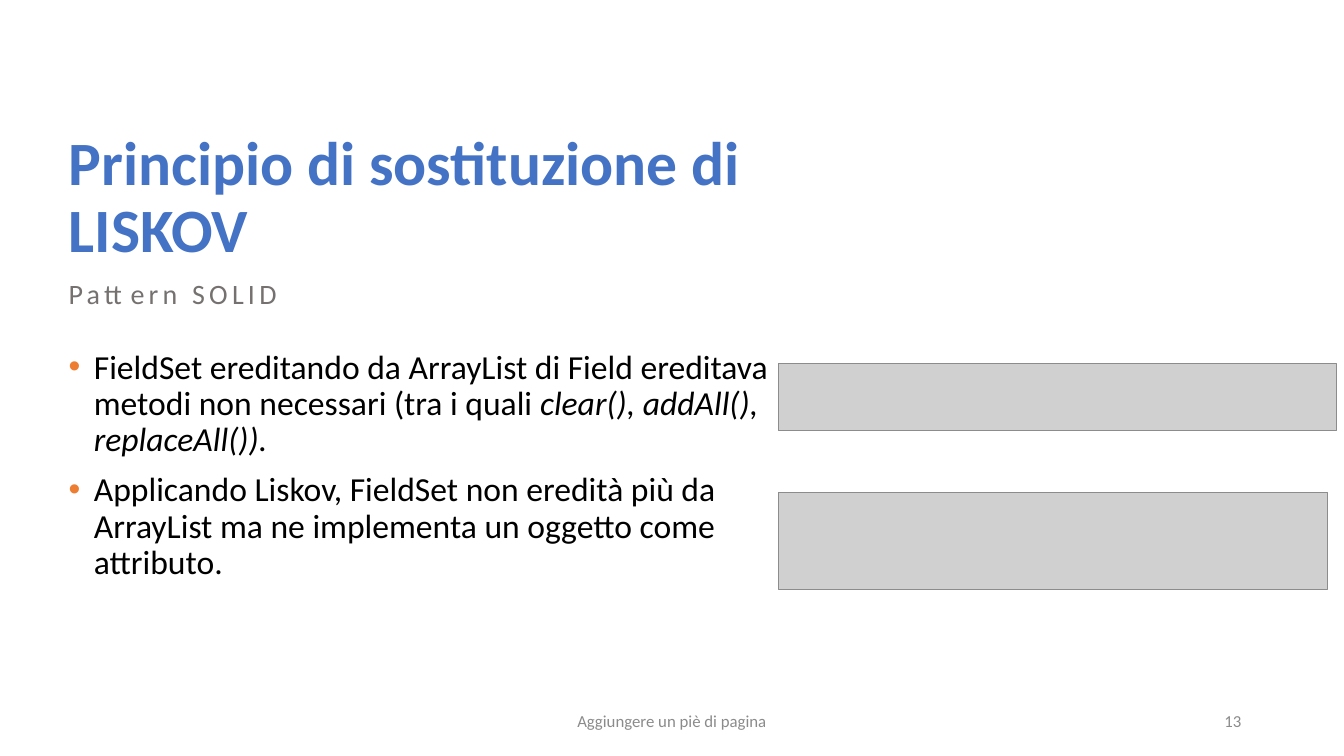
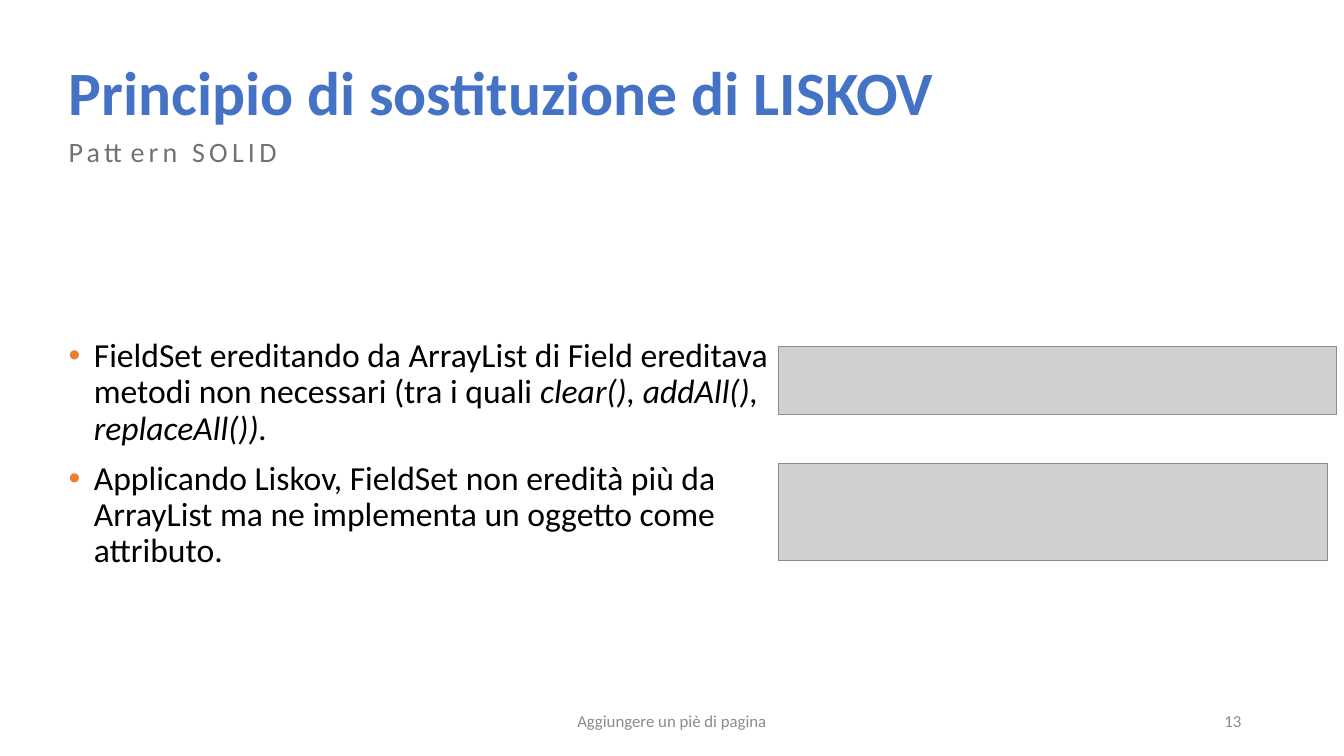
Before and after one commit to salvalai-matteo/EventBookDocumentation, a slide deck: slide 13 of Progetto Ingegneria SW.pptx. Drawn at 1344x756 pixels with LibreOffice and Linux fonts; fonts in the diff are those of the drawing; grey boxes stand for pictures. Boxes give left, top, right and bottom in pixels: in the first picture for what was removed or moved away, otherwise in the second. Text is boxed around its words. In the diff, an @@ line names an element or a change of style, - is before the commit and + after.

```diff
--- a/Progetto Ingegneria SW.pptx
+++ b/Progetto Ingegneria SW.pptx
@@ title "Principio di sostituzione di LISKOV" rewrapped from [69, 141, 740, 253] to [69, 71, 934, 125] @@
@@ text "Pattern SOLID": place and size @@
-text "Pattern SOLID" at [58, 275, 868, 343]
+text "Pattern SOLID" at [58, 133, 868, 201]
@@ text "FieldSet ereditando da ArrayList di ...": place and size @@
-text "FieldSet ereditando da ArrayList di ..." at [94, 355, 768, 575]
+text "FieldSet ereditando da ArrayList di ..." at [94, 343, 768, 563]
@@ picture: place and size @@
-picture at [778, 363, 1336, 431]
+picture at [778, 347, 1336, 414]
@@ picture: place and size @@
-picture at [778, 492, 1328, 589]
+picture at [778, 464, 1328, 561]
```
Also in this commit, not shown: 26 other slides changed, 1 slide added, 4 slides removed.
